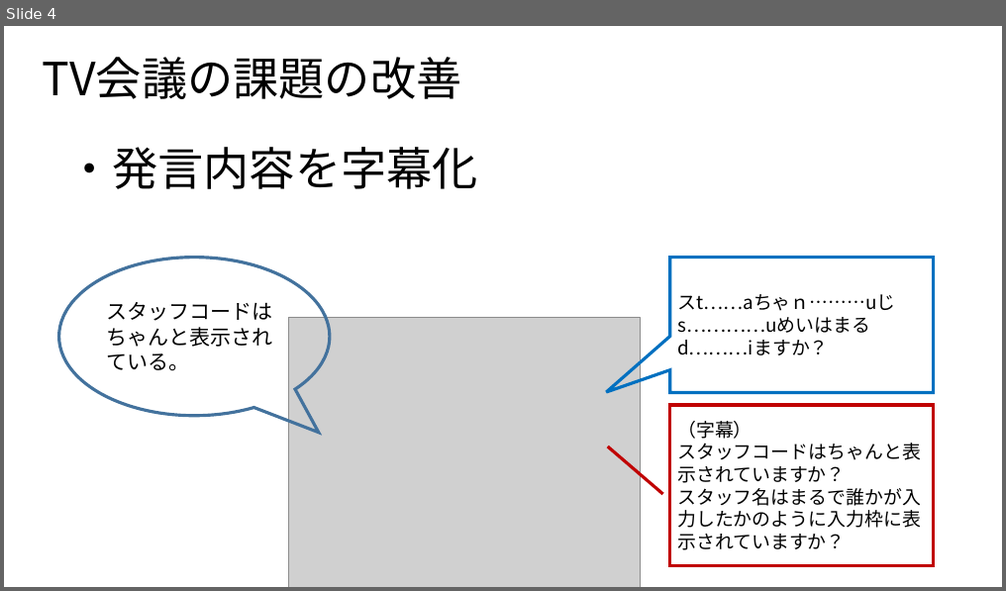
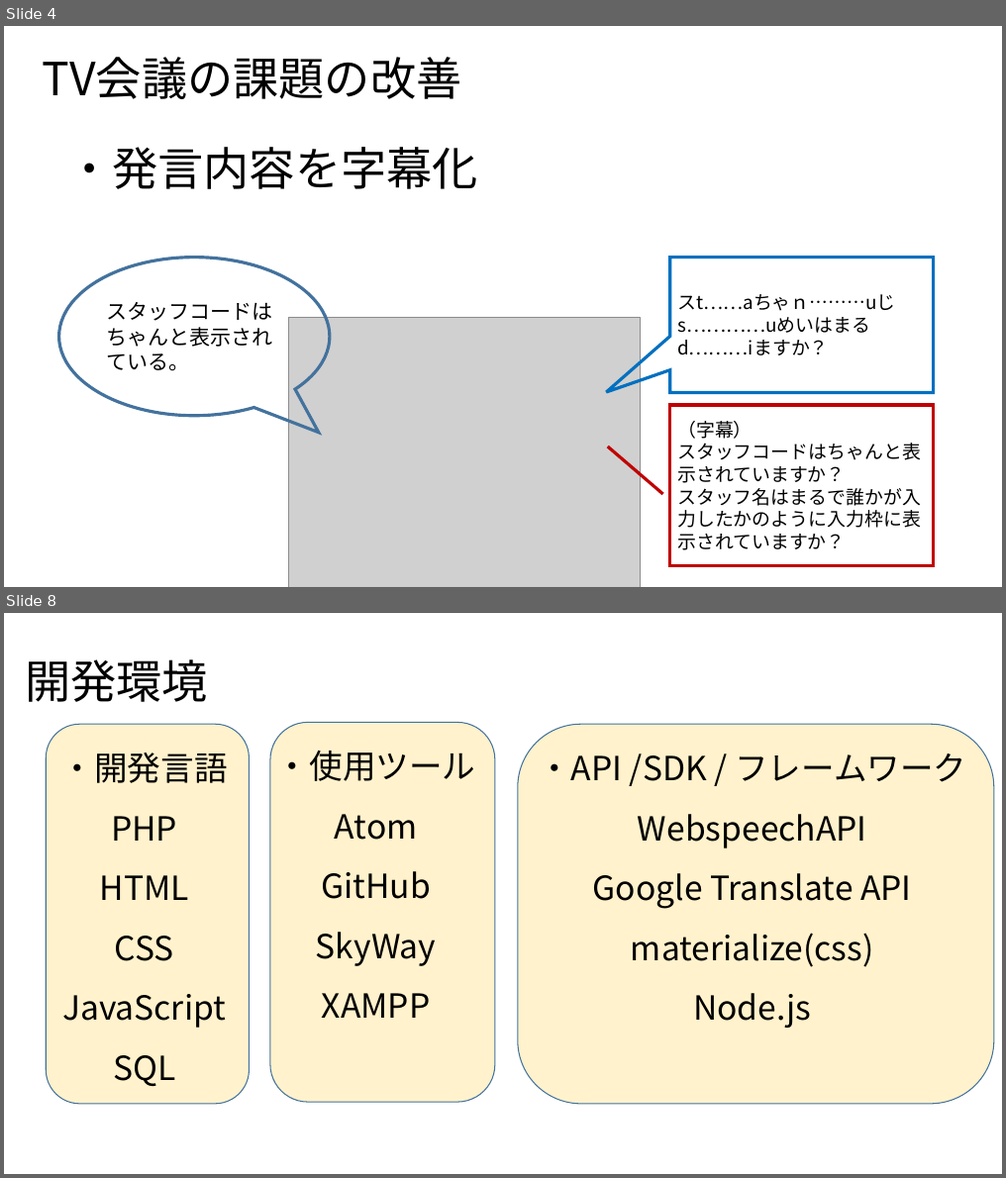
Before and after one commit to AdiosSora/subcall_cosmo, a slide deck: テレワークにおけるテレビ会議の改善.pptx. Shown one above the other, each under a label of ours: slide 4 before the commit, slides 4 and 8 after it; the slides between them are not shown. The pictures are 1006x591 and 1006x1178 pixels, drawn with LibreOffice and Linux fonts; fonts in the diff are those of the drawing; grey boxes stand for pictures. Boxes give left, top, right and bottom in pixels: in the first picture for what was removed or moved away, otherwise in the second. Text is boxed around its words. In the diff, an @@ line names an element or a change of style, - is before the commit and + after.

```diff
--- a/テレワークにおけるテレビ会議の改善.pptx
+++ b/テレワークにおけるテレビ会議の改善.pptx
@@ slide 8 added at bbox=[4, 613, 1002, 1174], background #FFFFFF @@
@@ title added at bbox=[25, 660, 208, 702], 44 pt, text #000000 @@
+開発環境
@@ rounded rectangle added at bbox=[46, 724, 249, 1103], fill #FFF2CC, outline #43739E 1 pt @@
@@ rounded rectangle added at bbox=[270, 722, 495, 1102], fill #FFF2CC, outline #43739E 1 pt @@
@@ rounded rectangle added at bbox=[518, 724, 994, 1103], fill #FFF2CC, outline #43739E 1 pt @@
@@ text added at bbox=[61, 753, 228, 1086], 32 pt, text #000000 @@
+・開発言語
+PHP
+HTML
+CSS
+JavaScript
+SQL
@@ text added at bbox=[276, 751, 476, 1018], 32 pt, text #000000 @@
+・使用ツール
+Atom
+GitHub
+SkyWay
+XAMPP
@@ text added at bbox=[538, 754, 966, 1028], 32 pt, text #000000 @@
+・API /SDK / フレームワーク
+WebspeechAPI
+Google Translate API
+materialize(css)
+Node.js
```
Also in this commit, not shown: 3 other slides added, 4 slides removed.
